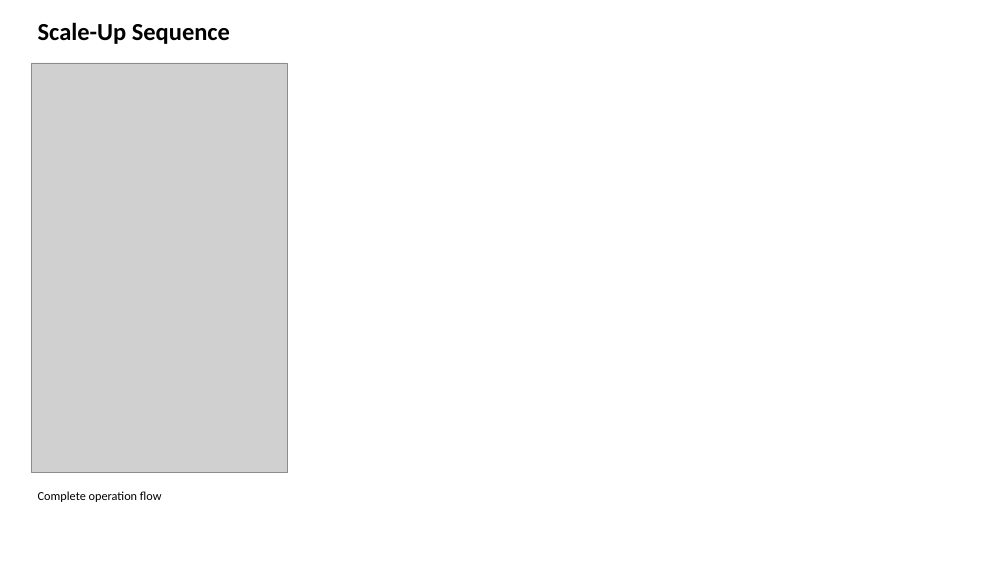
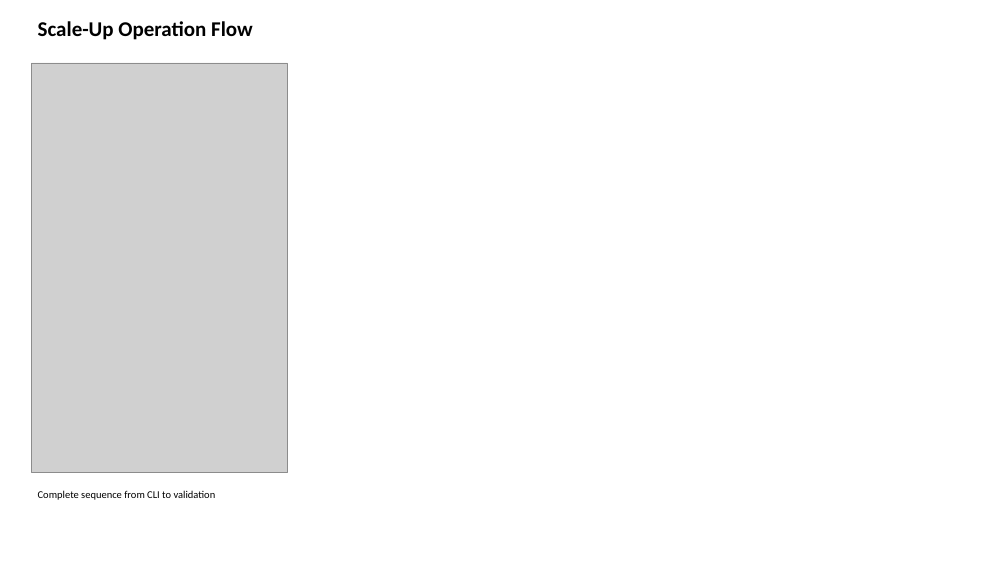
Before and after one commit to rysweet/azure-tenant-grapher, a slide deck: slide 4 of Scale_Operations_Implementation.pptx. Drawn at 1008x567 pixels with LibreOffice and Linux fonts; fonts in the diff are those of the drawing; grey boxes stand for pictures. Boxes give left, top, right and bottom in pixels: in the first picture for what was removed or moved away, otherwise in the second. Text is boxed around its words. In the diff, an @@ line names an element or a change of style, - is before the commit and + after.

```diff
--- a/Scale_Operations_Implementation.pptx
+++ b/Scale_Operations_Implementation.pptx
@@ text at <box>38,21,253,40</box>: text changed; size 28 to 24 pt @@
-Scale-Up Sequence
+Scale-Up Operation Flow
@@ text at <box>38,490,216,500</box>: text changed; size 14 to 12 pt @@
-Complete operation flow
+Complete sequence from CLI to validation
```
Also in this commit, not shown: 9 other slides changed, 10 slides added.
